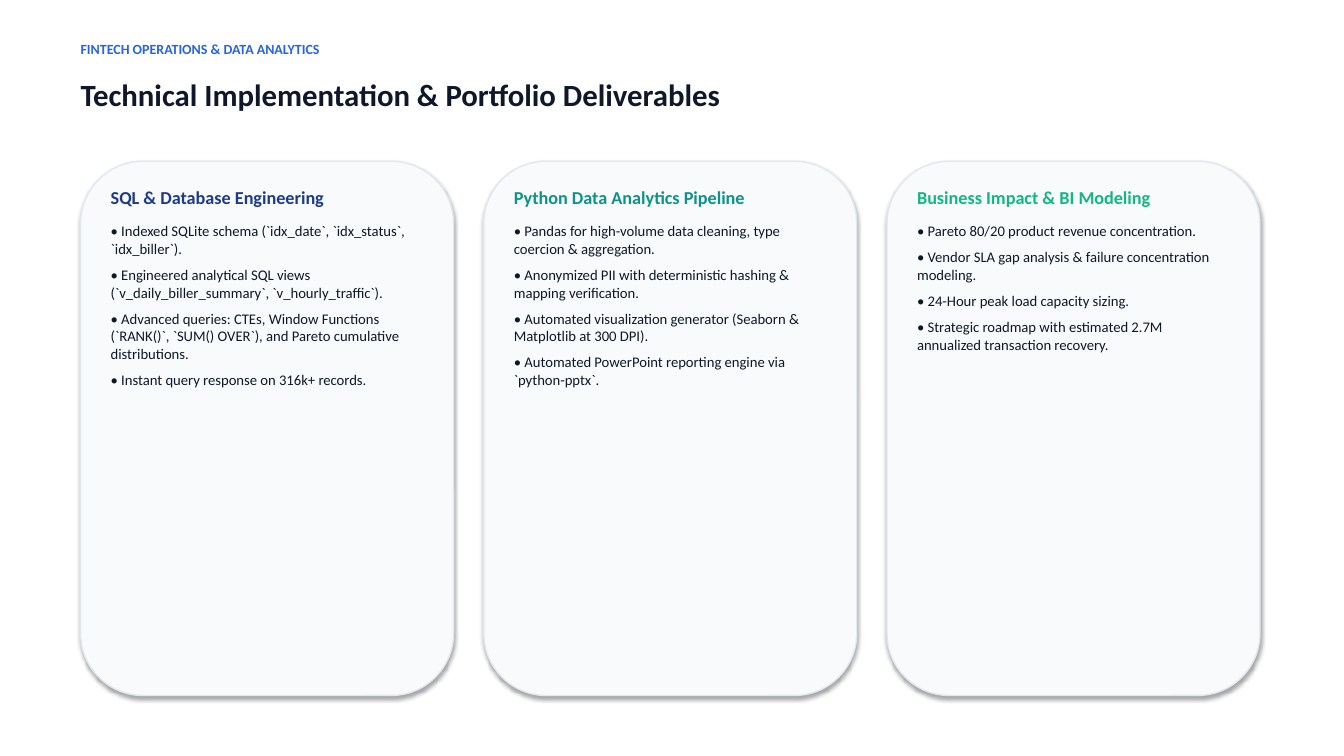
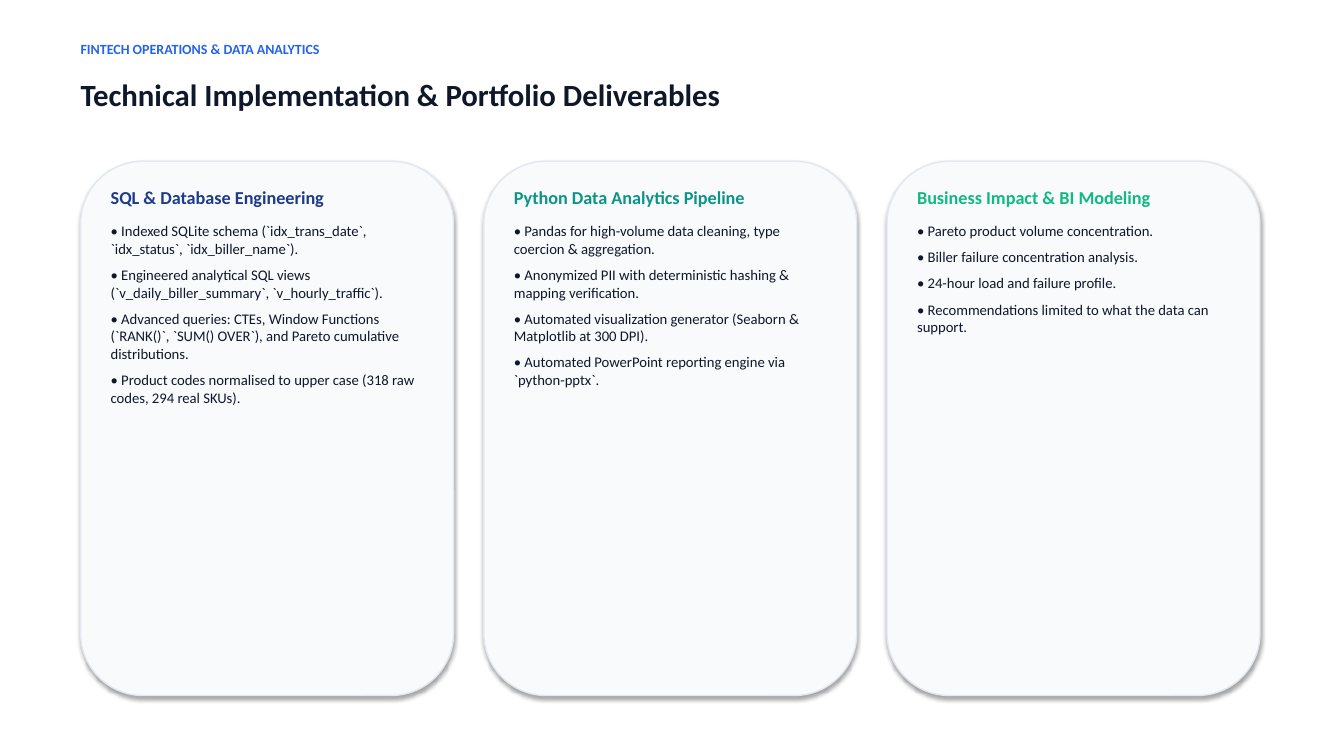
Before and after one commit to Achimedes28/fintech-ppob-transaction-operations-analytics, a slide deck: slide 9 of presentations/Fintech_PPOB_Transaction_Operations_Analytics.pptx. Drawn at 1344x756 pixels with LibreOffice and Linux fonts; fonts in the diff are those of the drawing. Boxes give left, top, right and bottom in pixels: in the first picture for what was removed or moved away, otherwise in the second. Text is boxed around its words. In the diff, an @@ line names an element or a change of style, - is before the commit and + after.

```diff
--- a/presentations/Fintech_PPOB_Transaction_Operations_Analytics.pptx
+++ b/presentations/Fintech_PPOB_Transaction_Operations_Analytics.pptx
@@ text at (111, 225, 367, 256): text changed @@
-• Indexed SQLite schema (`idx_date`, `idx_status`, `idx_biller`).
+• Indexed SQLite schema (`idx_trans_date`, `idx_status`, `idx_biller_name`).
@@ text at (917, 225, 1209, 335): text changed @@
-• Pareto 80/20 product revenue concentration.
-• Vendor SLA gap analysis & failure concentration modeling.
-• 24-Hour peak load capacity sizing.
-• Strategic roadmap with estimated 2.7M annualized transaction recovery.
+• Pareto product volume concentration.
+• Biller failure concentration analysis.
+• 24-hour load and failure profile.
+• Recommendations limited to what the data can support.
@@ text at (111, 374, 414, 405): text changed @@
-• Instant query response on 316k+ records.
+• Product codes normalised to upper case (318 raw codes, 294 real SKUs).
```
Also in this commit, not shown: 8 other slides changed, 18 other files.
